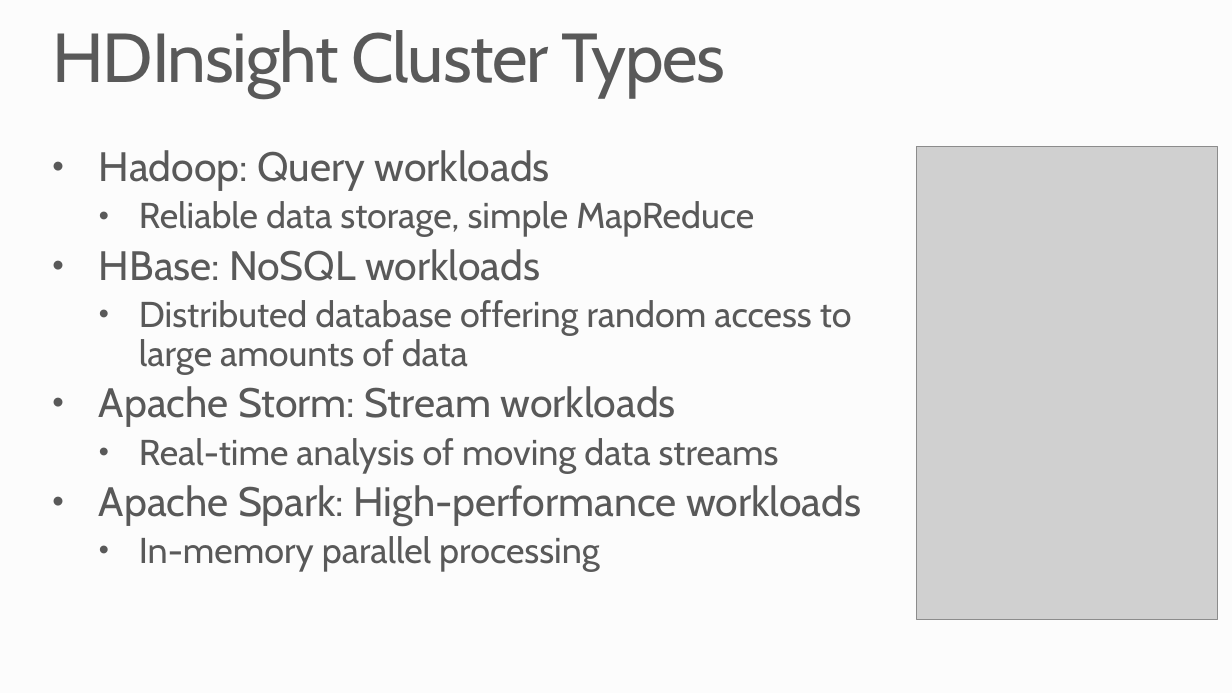
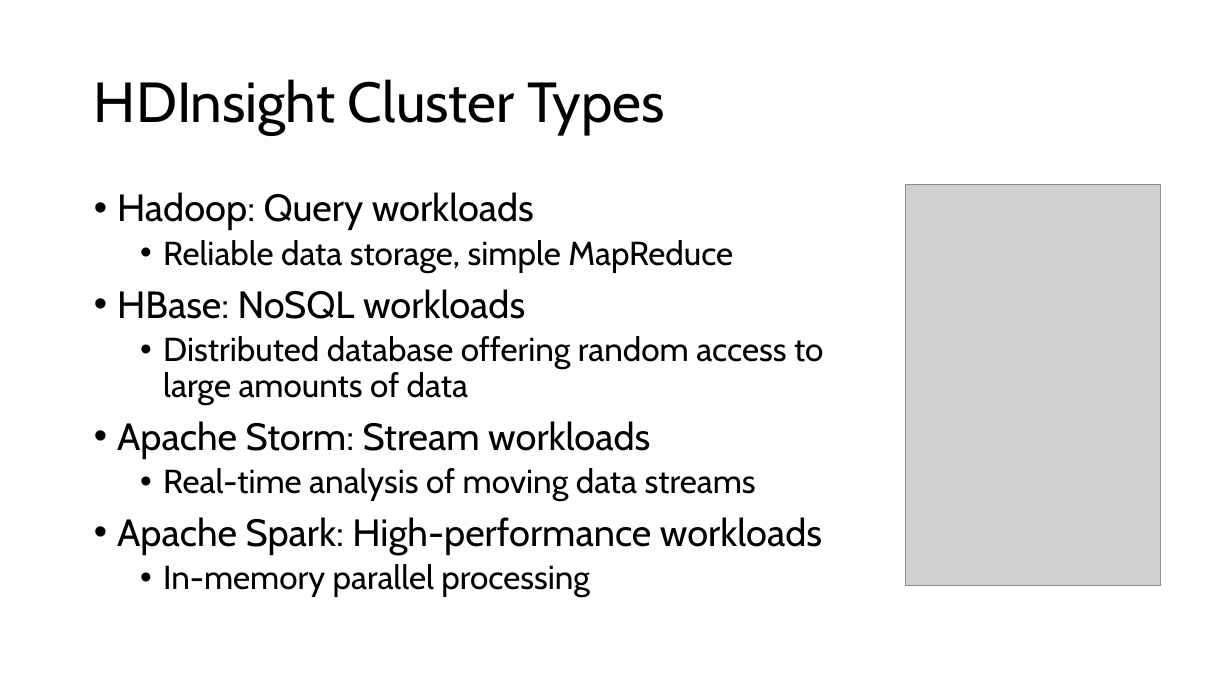
Before and after one commit to microsoft/AcademicContent, a slide deck: slide 4 of Workshop/7. HDInsight/Azure HDInsight.pptx (slide 5 before the commit). Drawn at 1232x693 pixels with LibreOffice and Linux fonts; fonts in the diff are those of the drawing; grey boxes stand for pictures; background and template pictures are left out. Boxes give left, top, right and bottom in pixels: in the first picture for what was removed or moved away, otherwise in the second. Text is boxed around its words. In the diff, an @@ line names an element or a change of style, - is before the commit and + after.

```diff
--- a/Workshop/7. HDInsight/Azure HDInsight.pptx
+++ b/Workshop/7. HDInsight/Azure HDInsight.pptx
@@ background #FCFCFC to #FFFFFF @@
@@ title "HDInsight Cluster Types": place and size @@
-title "HDInsight Cluster Types" at box(52, 30, 726, 98)
+title "HDInsight Cluster Types" at box(94, 79, 666, 135)
@@ title "HDInsight Cluster Types" at box(94, 79, 666, 135): size 54 to 44 pt, text colour #595959 to #000000, letter spacing -1 to 0 pt; vertical alignment top to middle @@
@@ text "Hadoop: Query workloads": place and size @@
-text "Hadoop: Query workloads" at box(99, 150, 861, 572)
+text "Hadoop: Query workloads" at box(117, 192, 823, 597)
@@ text "Hadoop: Query workloads" at box(117, 192, 823, 597): size 32 to 29.6 pt in "Hadoop: Query workloads", "HBase: NoSQL workloads", "Apache Storm: Stream workloads", "Apache Spark: High-performance workloads"; text colour #595959 to #000000; size 28 to 25.9 pt in "Reliable data storage, simple MapReduce", "Distributed database offering random access to large ...", "Real-time analysis of moving data streams", "In-memory parallel processing"; indent changed; more space between paragraphs @@
@@ picture: place and size @@
-picture at box(917, 146, 1218, 619)
+picture at box(906, 185, 1161, 586)
```
Also in this commit, not shown: 7 other slides changed, 1 slide added, 2 slides removed.
